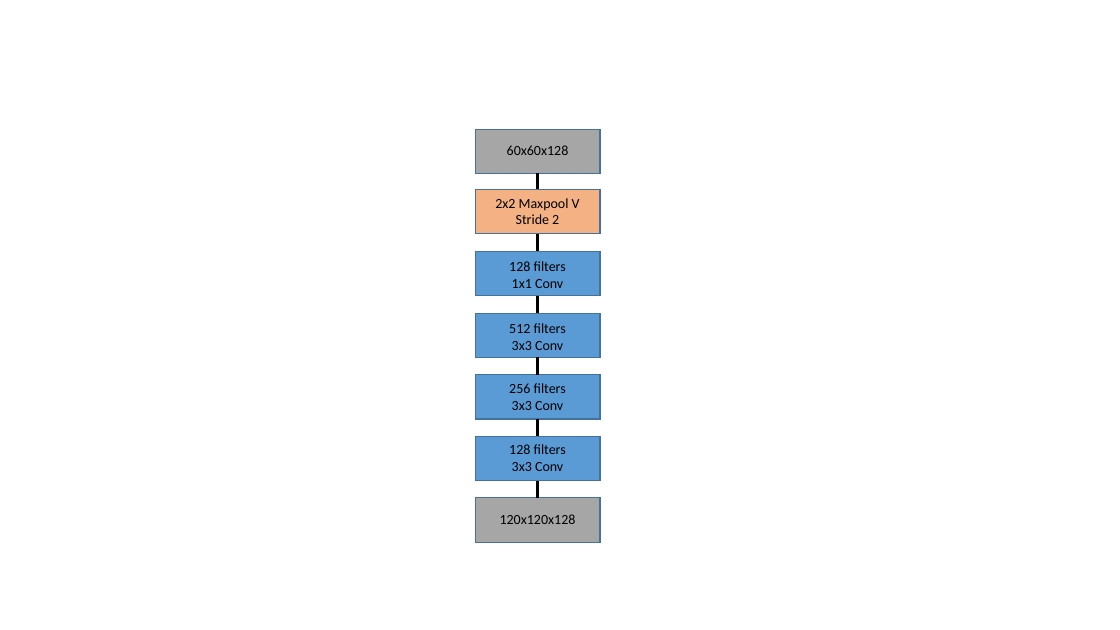
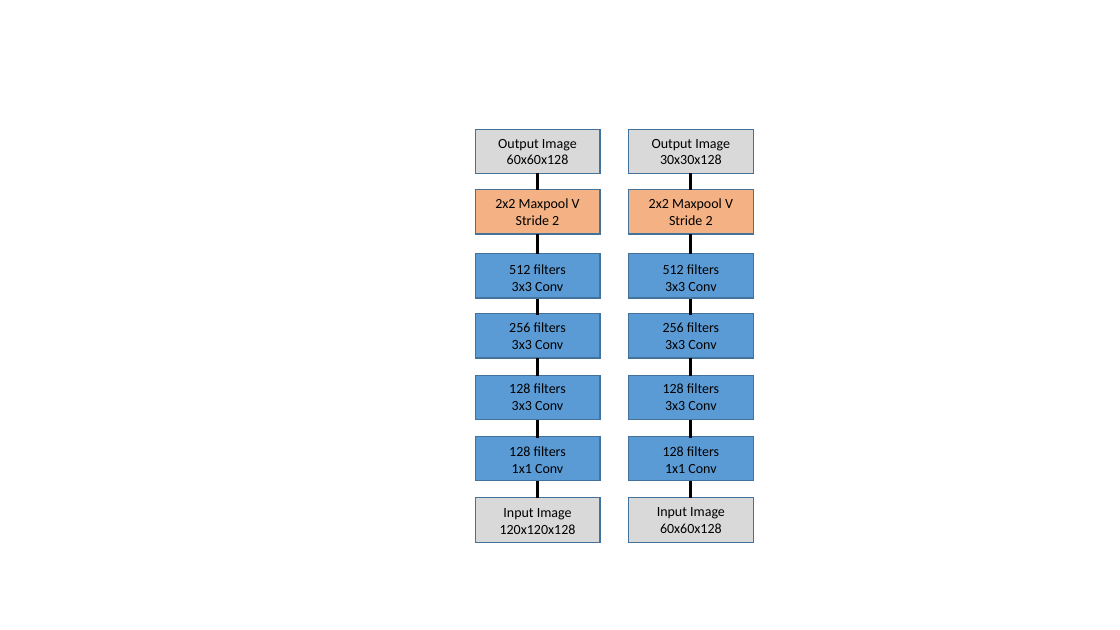
Before and after one commit to brod4910/LenslessCameraML, a slide deck: slide 1 of Latex/ppts/section2.pptx. Drawn at 1120x630 pixels with LibreOffice and Linux fonts; fonts in the diff are those of the drawing. Boxes give left, top, right and bottom in pixels: in the first picture for what was removed or moved away, otherwise in the second. Text is boxed around its words. In the diff, an @@ line names an element or a change of style, - is before the commit and + after.

```diff
--- a/Latex/ppts/section2.pptx
+++ b/Latex/ppts/section2.pptx
@@ rectangle at box(476, 129, 601, 174): fill #A6A6A6 to #D9D9D9 @@
@@ text "Output Image": place and size @@
-text "Output Image" at box(507, 145, 569, 155)
+text "Output Image" at box(498, 139, 577, 164)
@@ text at box(498, 139, 577, 151): paragraph added @@
+Output Image
@@ rectangle added at box(628, 129, 754, 174), fill #D9D9D9, outline #43739E 1 pt @@
@@ text added at box(652, 139, 730, 164), 12 pt, text #000000 @@
+Output Image
+30x30x128
@@ line added from (691, 190) to (691, 173), #000000 2.5 pt @@
@@ rectangle added at box(628, 190, 754, 234), fill #F4B183, outline #43739E 1 pt @@
@@ text added at box(649, 198, 733, 225), 12 pt, text #000000 @@
+2x2 Maxpool V
+Stride 2
@@ line added from (691, 254) to (691, 234), #000000 2.5 pt @@
@@ rectangle added at box(628, 254, 754, 298), fill #5B9BD5, outline #43739E 1 pt @@
@@ text added at box(663, 264, 719, 291), 12 pt, text #000000 @@
+512 filters
+3x3 Conv
@@ line moved from (538, 296) - (538, 313) to (538, 315) - (538, 299) @@
@@ line added from (691, 315) to (691, 299), #000000 2.5 pt @@
@@ rectangle added at box(628, 314, 754, 359), fill #5B9BD5, outline #43739E 1 pt @@
@@ text added at box(663, 322, 719, 349), 12 pt, text #000000 @@
+256 filters
+3x3 Conv
@@ line added from (691, 376) to (691, 358), #000000 2.5 pt @@
@@ 3 texts: place and size @@
-3 texts at box(509, 323, 566, 471)
+3 texts at box(509, 264, 566, 410)
@@ rectangle added at box(628, 376, 754, 420), fill #5B9BD5, outline #43739E 1 pt @@
@@ text added at box(663, 383, 719, 410), 12 pt, text #000000 @@
+128 filters
+3x3 Conv
@@ text "128 filters": place and size @@
-text "128 filters" at box(509, 261, 566, 288)
+text "128 filters" at box(509, 446, 566, 473)
@@ 4 lines: place and size @@
-4 lines at box(538, 173, 538, 498)
+4 lines at box(538, 173, 538, 498)
@@ rectangle added at box(628, 436, 754, 481), fill #5B9BD5, outline #43739E 1 pt @@
@@ text added at box(663, 446, 719, 473), 12 pt, text #000000 @@
+128 filters
+1x1 Conv
@@ line added from (691, 439) to (691, 420), #000000 2.5 pt @@
@@ rectangle at box(476, 498, 601, 543): fill #A6A6A6 to #D9D9D9 @@
@@ text at box(503, 508, 572, 520): paragraph added @@
+Input Image
@@ rectangle added at box(628, 498, 754, 543), fill #D9D9D9, outline #43739E 1 pt @@
@@ text added at box(657, 507, 725, 533), 12 pt, text #000000 @@
+Input Image
+60x60x128
@@ line added from (691, 498) to (691, 481), #000000 2.5 pt @@
```
Also in this commit, not shown: 20 other files.
